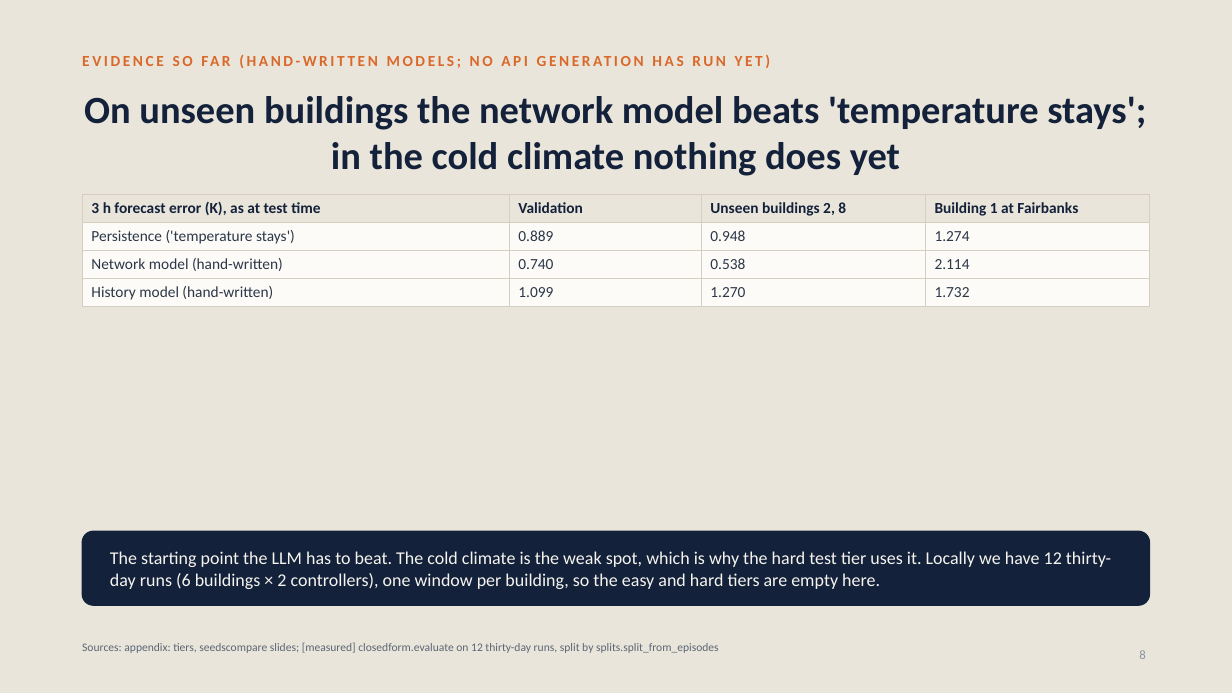
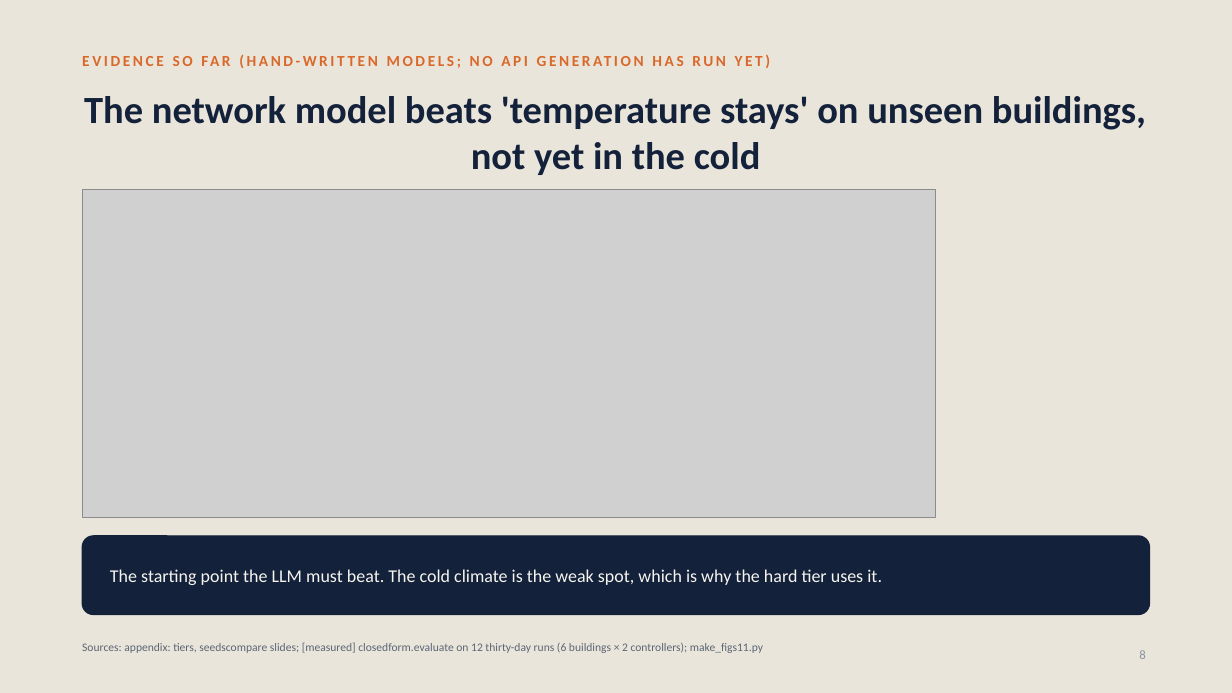
Before and after one commit to srivathsanb14/working-code, a slide deck: slide 8 of docs/One_Controller_for_Every_Building_meeting.pptx. Drawn at 1232x693 pixels with LibreOffice and Linux fonts; fonts in the diff are those of the drawing; grey boxes stand for pictures. Boxes give left, top, right and bottom in pixels: in the first picture for what was removed or moved away, otherwise in the second. Text is boxed around its words. In the diff, an @@ line names an element or a change of style, - is before the commit and + after.

```diff
--- a/docs/One_Controller_for_Every_Building_meeting.pptx
+++ b/docs/One_Controller_for_Every_Building_meeting.pptx
@@ title at [84,96,1146,175]: text changed @@
-On unseen buildings the network model beats 'temperature stays'; in the cold climate nothing does yet
+The network model beats 'temperature stays' on unseen buildings, not yet in the cold
@@ table removed at [82,194,1151,304], 4 rows, 4 columns @@
-3 h forecast error (K), as at test time | Validation | Unseen buildings 2, 8 | Building 1 at Fairbanks
-Persistence ('temperature stays') | 0.889 | 0.948 | 1.274
-Network model (hand-written) | 0.740 | 0.538 | 2.114
-History model (hand-written) | 1.099 | 1.270 | 1.732
@@ picture added at [82,189,935,518] @@
@@ rounded rectangle: place and size @@
-rounded rectangle at [82,531,1150,605]
+rounded rectangle at [82,536,1150,615]
@@ rounded rectangle at [82,536,1150,615]: proportions changed @@
@@ text at [110,569,882,585]: text changed @@
-The starting point the LLM has to beat. The cold climate is the weak spot, which is why the hard test tier uses it. Locally we have 12 thirty-day runs (6 buildings × 2 controllers), one window per building, so the easy and hard tiers are empty here.
+The starting point the LLM must beat. The cold climate is the weak spot, which is why the hard tier uses it.
@@ text at [82,642,763,653]: text changed @@
-Sources: appendix: tiers, seedscompare slides; [measured] closedform.evaluate on 12 thirty-day runs, split by splits.split_from_episodes
+Sources: appendix: tiers, seedscompare slides; [measured] closedform.evaluate on 12 thirty-day runs (6 buildings × 2 controllers); make_figs11.py
```
Also in this commit, not shown: 7 other slides changed, 5 other files.
